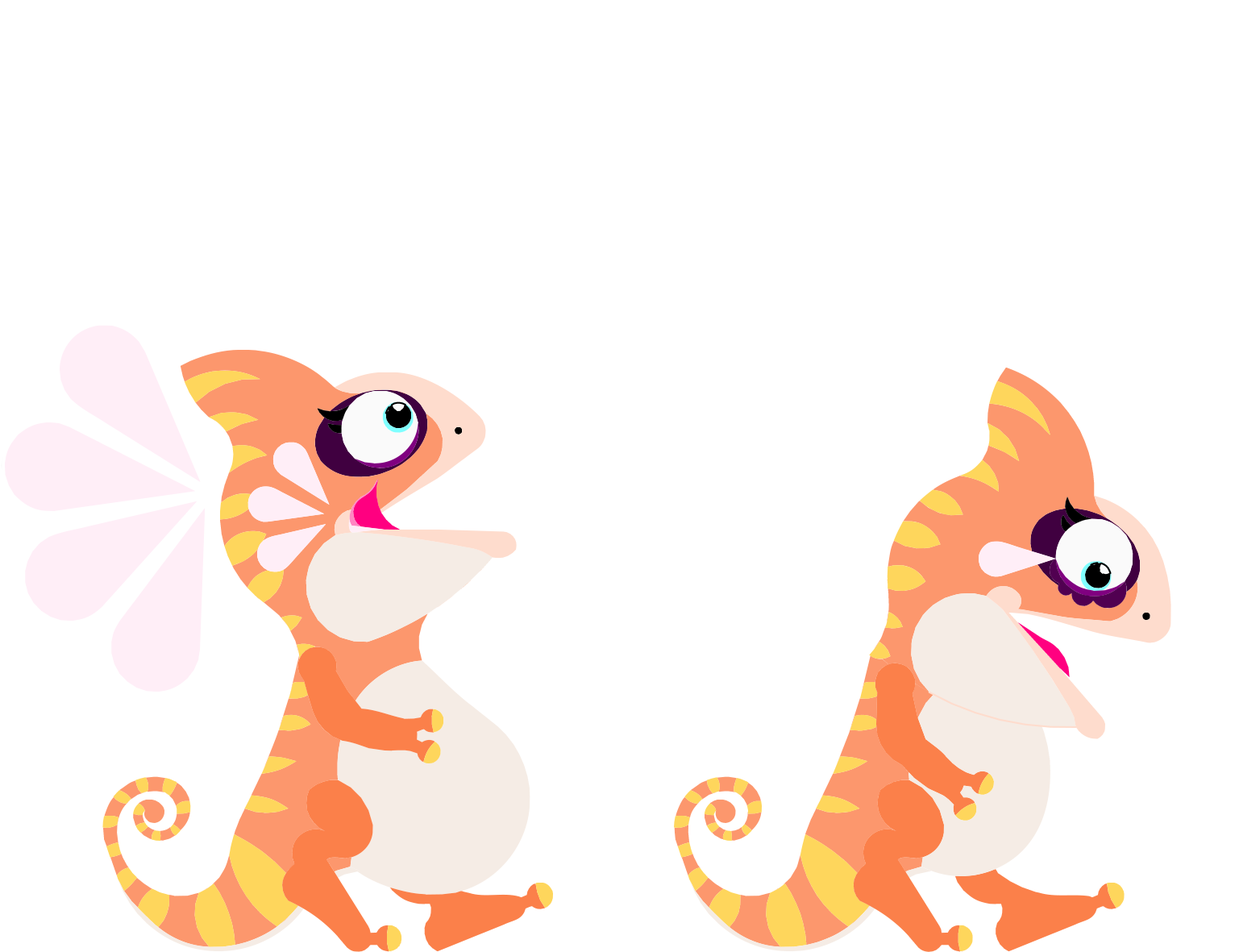
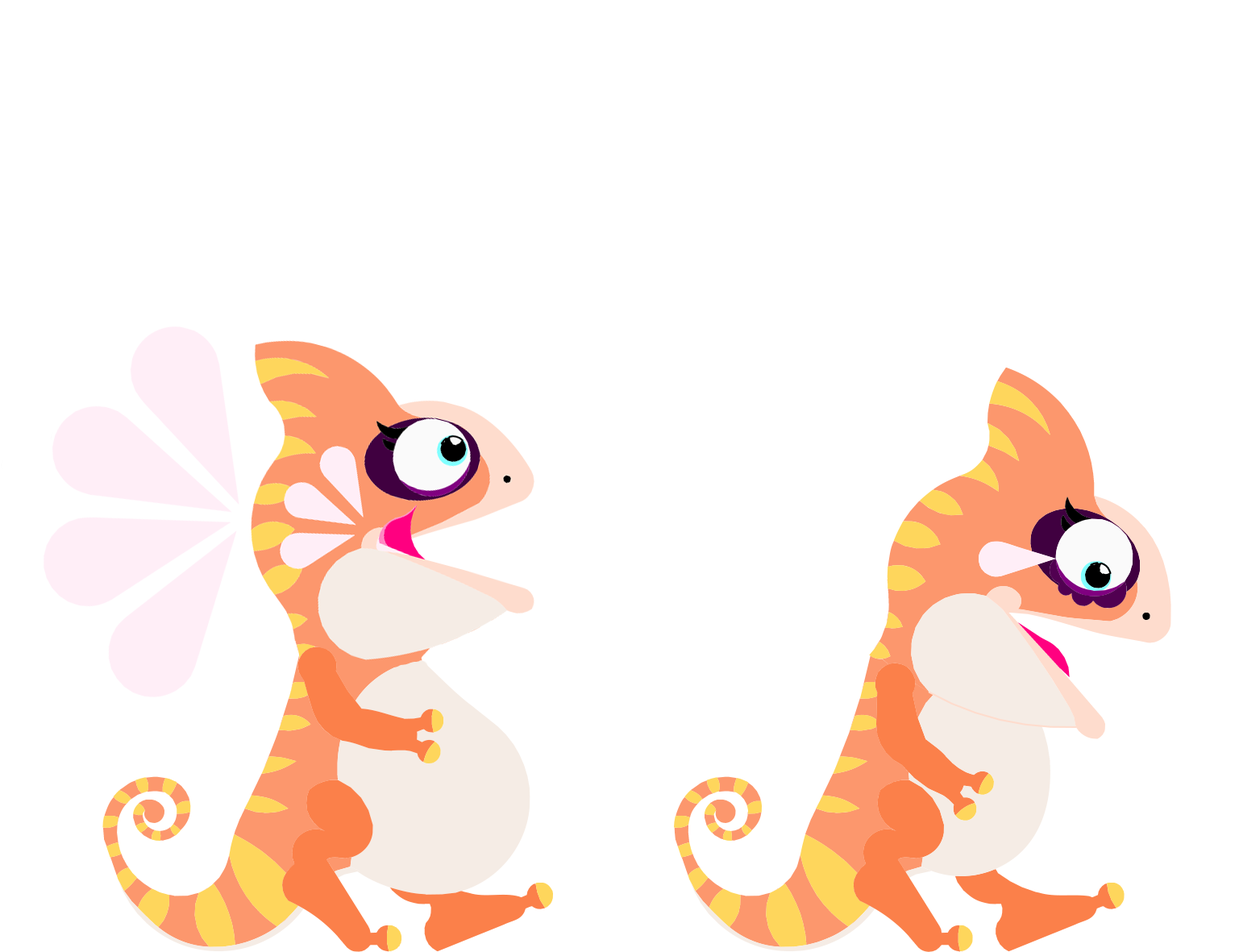
Two versions of the same layered image (1239x952). Layer-by-layer changes:
painted on "Extra happy" over left=4, top=324, right=240, bottom=698
painted on "Happy sad" over left=179, top=340, right=535, bottom=670
